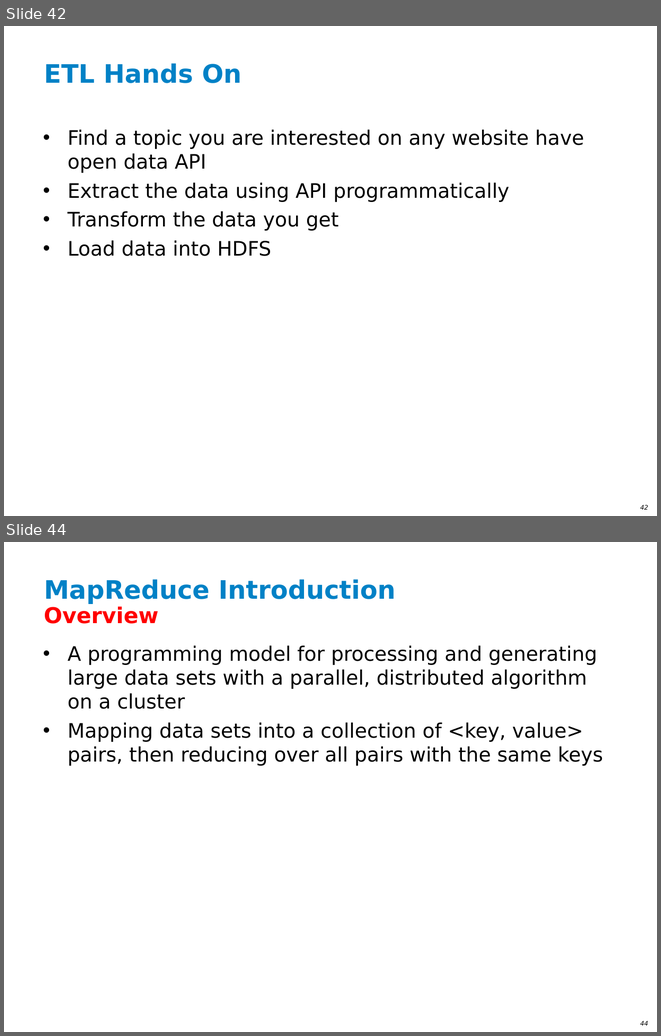
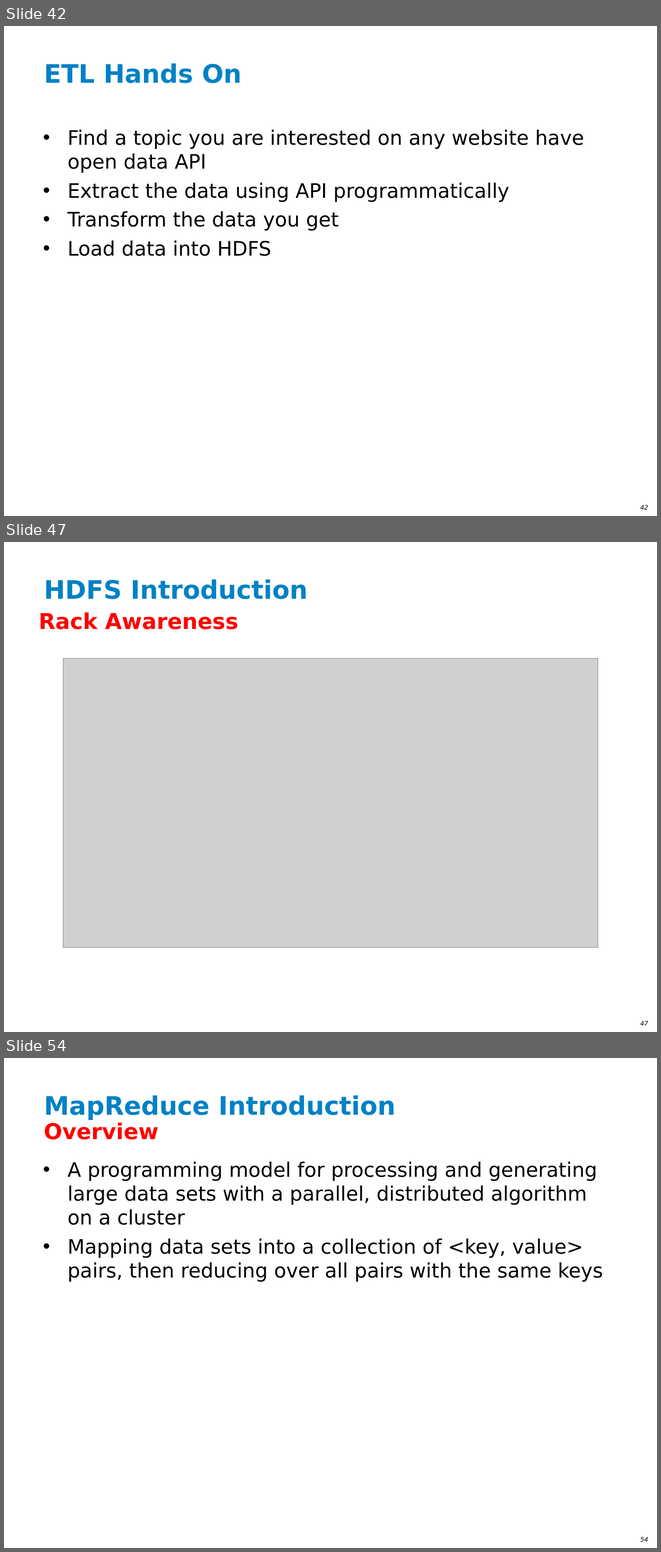
Before and after one commit to ianlin/small-data, a slide deck: training/III_Hadoop_20140607.ppt. Shown one above the other, each under a label of ours: slides 42 and 44 before the commit, slides 42, 47 and 54 after it; the slides between them are not shown. The pictures are 661x1036 and 661x1552 pixels, drawn with LibreOffice and Linux fonts; fonts in the diff are those of the drawing; grey boxes stand for pictures; background and template pictures are left out. Boxes give left, top, right and bottom in pixels: in the first picture for what was removed or moved away, otherwise in the second. Text is boxed around its words. In the diff, an @@ line names an element or a change of style, - is before the commit and + after.

```diff
--- a/training/III_Hadoop_20140607.ppt
+++ b/training/III_Hadoop_20140607.ppt
@@ slide 47 added at [4, 542, 657, 1032], background #FFFFFF; not listed: 1 template element that a slide beside it also shows @@
@@ title added at [44, 579, 308, 599], 28 pt, text #0081C6, bold @@
+HDFS Introduction
@@ text added at [38, 612, 238, 629], 24 pt, text #FF0000, bold @@
+Rack Awareness
@@ picture added at [63, 658, 598, 947] @@
@@ what was slide 44 is now slide 54 @@
@@ page number at [640, 1537, 648, 1541]: text changed @@
-44
+54
```
Also in this commit, not shown: 11 slides changed, 9 other slides added.
